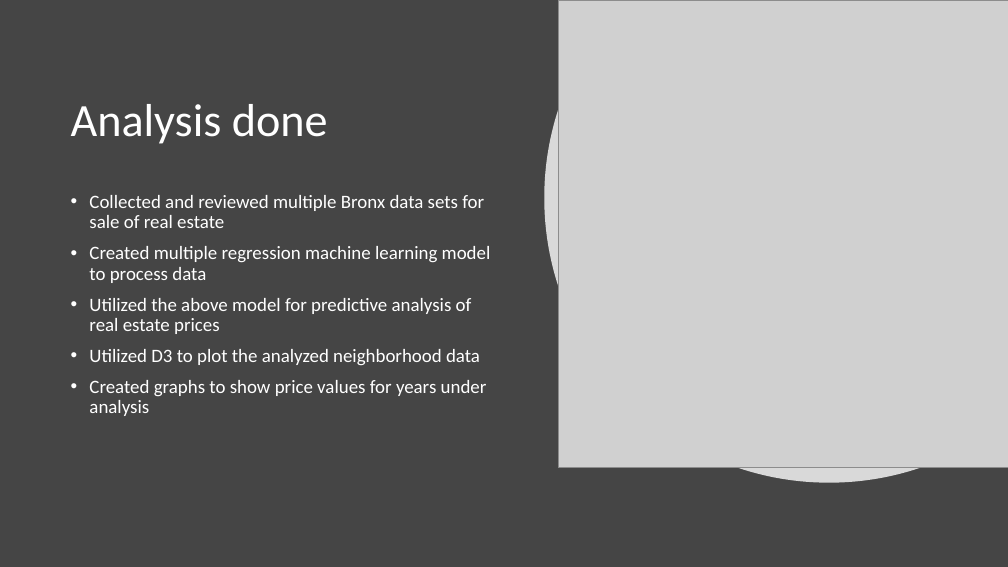
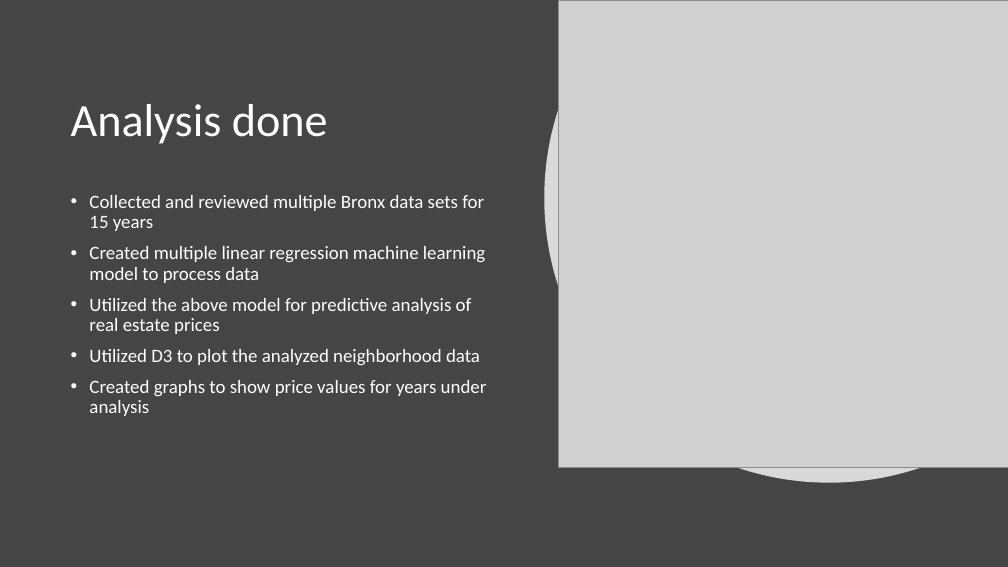
Before and after one commit to diegoleonardoro/bx_tourism, a slide deck: slide 5 of Bronx Real Estate.pptx. Drawn at 1008x567 pixels with LibreOffice and Linux fonts; fonts in the diff are those of the drawing; grey boxes stand for pictures. Boxes give left, top, right and bottom in pixels: in the first picture for what was removed or moved away, otherwise in the second. Text is boxed around its words. In the diff, an @@ line names an element or a change of style, - is before the commit and + after.

Commit message:
Final Slides

```diff
--- a/Bronx Real Estate.pptx
+++ b/Bronx Real Estate.pptx
@@ text at (89,195,485,283): text changed @@
-• Collected and reviewed multiple Bronx data sets for sale of real estate
-• Created multiple regression machine learning model to process data
+• Collected and reviewed multiple Bronx data sets for 15 years
+• Created multiple linear regression machine learning model to process data
```
Also in this commit, not shown: 1 other slide changed.
